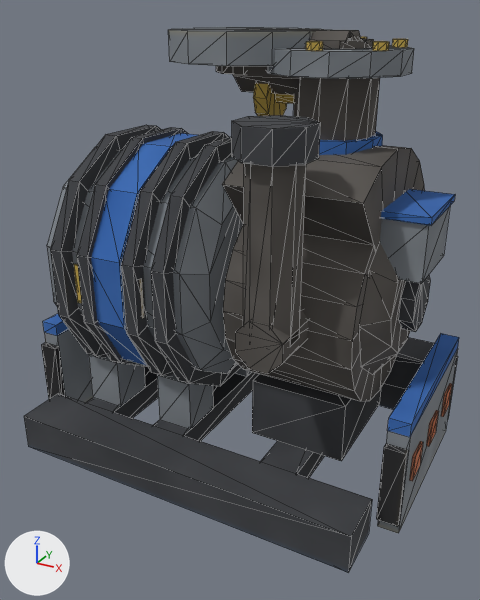
The OBJ model src/main/resources/assets/eln/model/steamturbine200v/steamturbine200v.obj: old version first, new version second.
Rendered twice from a camera (50 mm lens) standing at (0.733, -1.365, 0.542) and looking at (0.011, -0.052, -0.114). The lights are fixed; the arrows at lower left show +X, +Y and +Z. The older version comes first. Mesh edges are drawn as thin lines. Where no turn or scale is listed for an object, it has been applied to the vertices.

Objects in the first picture: 'main'.
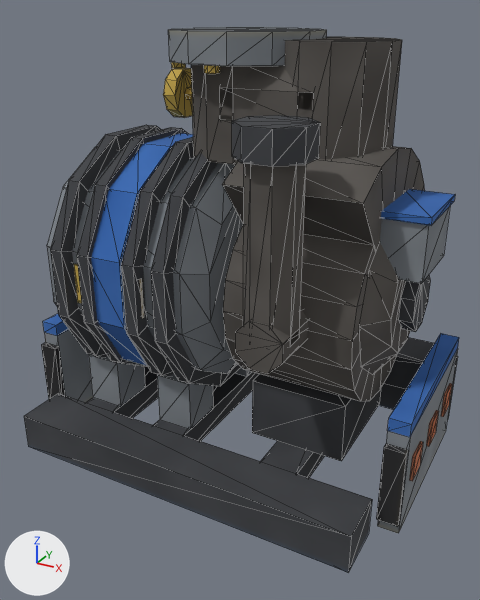
Changed parts and their boxes [x1, y1, x2, y2] in the pictures (480 x 600 px; the box of a moved part takes in the faces that stretch with it):
part 1 of me_main, moved or reshaped
    before: [306, 41, 323, 51]
    after: [204, 65, 220, 74]
part 2 of me_main, moved or reshaped (not visible before)
    after: [171, 62, 186, 68]
part 3 of me_main, moved or reshaped (not visible afterwards)
    before: [392, 39, 408, 48]
part 4 of me_main, moved or reshaped (not visible afterwards)
    before: [372, 41, 389, 51]
part 5 of me_main, moved or reshaped
    before: [275, 94, 294, 103]
    after: [185, 87, 192, 100]
part 6 of me_main, moved or reshaped
    before: [253, 83, 287, 116]
    after: [163, 68, 193, 118]
part 7 of me_main, rebuilt
    before: [293, 77, 380, 141]
    after: [284, 37, 402, 159]
part 8 of me_main, added
    after: [219, 66, 313, 120]
part 9 of me_main, added
    after: [191, 65, 257, 164]
part 10 of me_main, deleted (mostly hidden)
    before: [216, 38, 383, 155]
part 11 of me_main, deleted
    before: [233, 28, 414, 95]

The edits, one by one:
me_main is used by ob_main; location (0.0, 0.0, 0.0).
me_main had 1004 vertices, 1550 faces and spanned x -0.5..0.5, y -0.375..0.375, z -0.5..0.501.
me_main now has 924 vertices, 1428 faces and spans x -0.5..0.5, y -0.375..0.375, z -0.5..0.5.
me_main part 1: the loose piece of 12 vertices spanning x 0.197..0.224, y -0.141..-0.109, z 0.469..0.484 is moved by (-0.211, -0.025, -0.047).
me_main part 2: the loose piece of 12 vertices spanning x 0.089..0.116, y 0.047..0.078, z 0.469..0.484 is moved by (-0.233, -0.137, -0.047).
me_main part 3: the loose piece of 12 vertices spanning x 0.306..0.333, y 0.047..0.078, z 0.469..0.484 is moved by (-0.319, 0.087, -0.047).
me_main part 4: the loose piece of 12 vertices spanning x 0.306..0.333, y -0.078..-0.047, z 0.469..0.484 is moved by (-0.189, 0.138, -0.047).
me_main part 5: the loose piece of 12 vertices spanning x 0.077..0.136, y -0.016..0.016, z 0.354..0.381 is scaled about its middle by (0.737, 1, 1), then moved by (-0.241, 0.0, -0.008).
me_main part 6: the loose piece of 20 vertices spanning x 0.045..0.077, y -0.056..0.056, z 0.314..0.421 is moved by (-0.233, 0.0, -0.008).
me_main part 7: the loose piece of 20 vertices spanning x 0.128..0.294, y -0.087..0.088, z 0.156..0.422 is rebuilt with 24 vertices and now spans x 0.09..0.332, y -0.121..0.121, z 0.219..0.484.
me_main part 8: a new loose piece of 24 vertices spanning x 0.0..0.211, y -0.121..0.121, z 0.239..0.48, in mat_atlas (picture img_tex_png).
me_main part 9: a new loose piece of 24 vertices spanning x -0.121..0.121, y -0.121..0.121, z 0.234..0.438, in mat_atlas (picture img_tex_png).
me_main part 10: 6 loose pieces with 104 vertices, spanning x -0.064..0.309, y -0.103..0.103, z -0.133..0.484, are deleted.
Part 11, on me_main:
40 vertices are removed from x 0.0..0.356, y -0.145..0.145, z 0.374..0.501.
66 faces are deleted.
Other edits to the shape of me_main do not show in these pictures.
